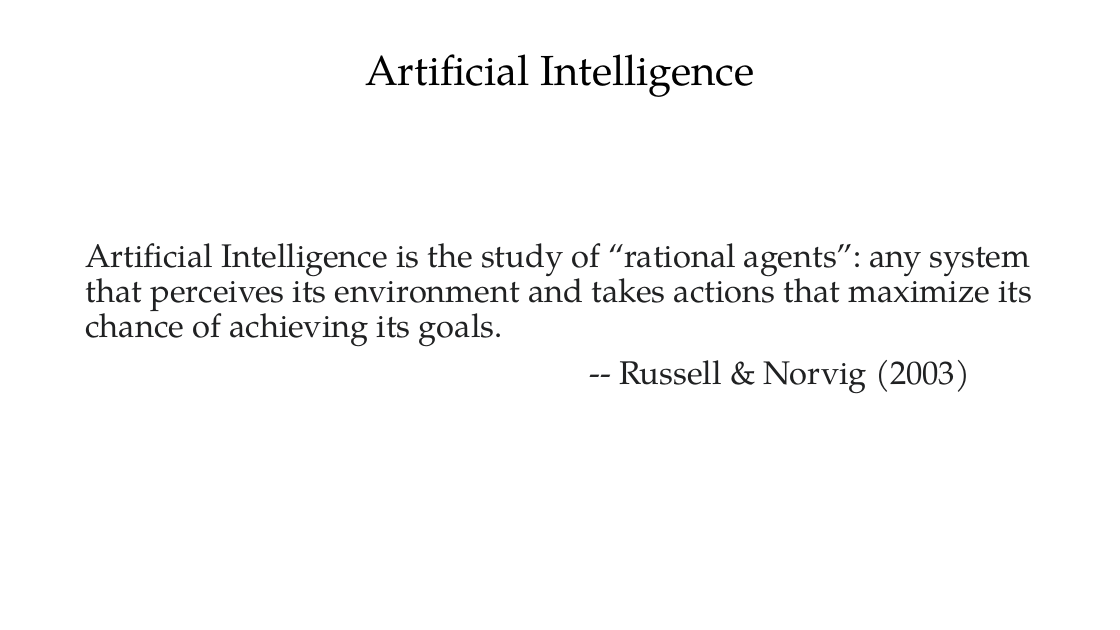
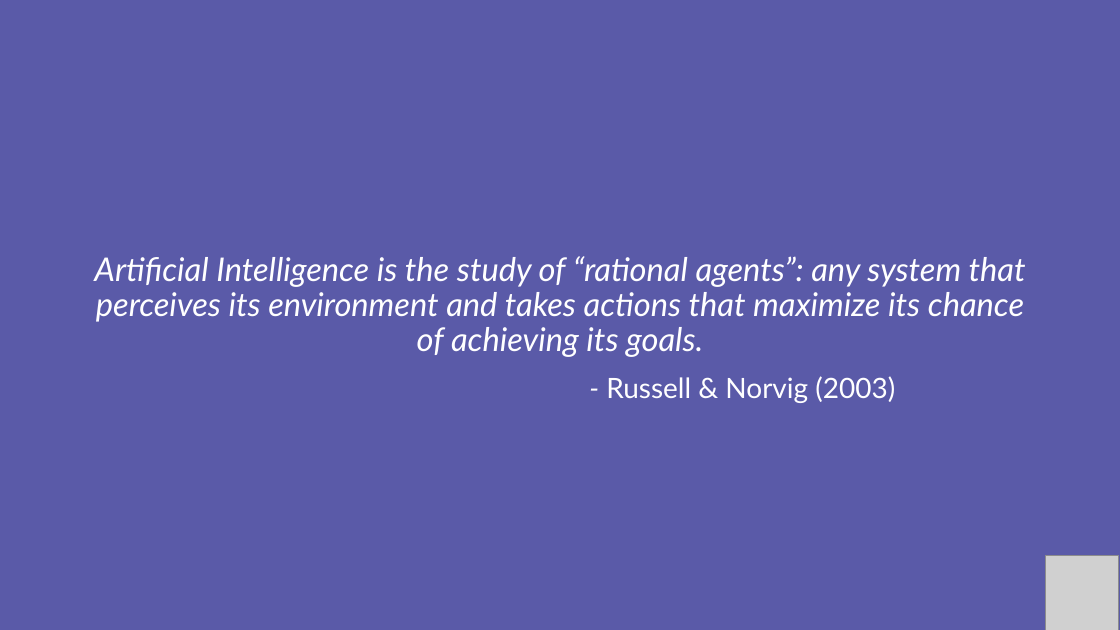
Before and after one commit to PracticumAI/deep_learning, a slide deck: slide 5 of presentations/01_deep_learn_intro.pptx (slide 6 before the commit). Drawn at 1120x630 pixels with LibreOffice and Linux fonts; fonts in the diff are those of the drawing; grey boxes stand for pictures. Boxes give left, top, right and bottom in pixels: in the first picture for what was removed or moved away, otherwise in the second. Text is boxed around its words. In the diff, an @@ line names an element or a change of style, - is before the commit and + after.

```diff
--- a/presentations/01_deep_learn_intro.pptx
+++ b/presentations/01_deep_learn_intro.pptx
@@ background #FFFFFF to #5A5AA8 @@
@@ title removed at [365,54,755,97] @@
-Artificial Intelligence
@@ text "Artificial Intelligence is the study ...": place and size @@
-text "Artificial Intelligence is the study ..." at [85,243,1032,394]
+text "Artificial Intelligence is the study ..." at [94,256,1026,403]
@@ text at [94,256,1026,357]: font TeX Gyre Pagella to Lato, text colour #202122 to #FFFFFF, italic on in "Artificial Intelligence is the study of “rational ..."; alignment left to centre @@
@@ text at [606,376,895,403]: text changed; size 28 to 24 pt; font TeX Gyre Pagella to Lato; text colour #202122 to #FFFFFF @@
--- Russell & Norvig (2003)
+- Russell & Norvig (2003)
@@ picture added at [1045,555,1119,630] @@
```
Also in this commit, not shown: 15 other slides changed, 2 slides added, 6 slides removed, 3 other files.
